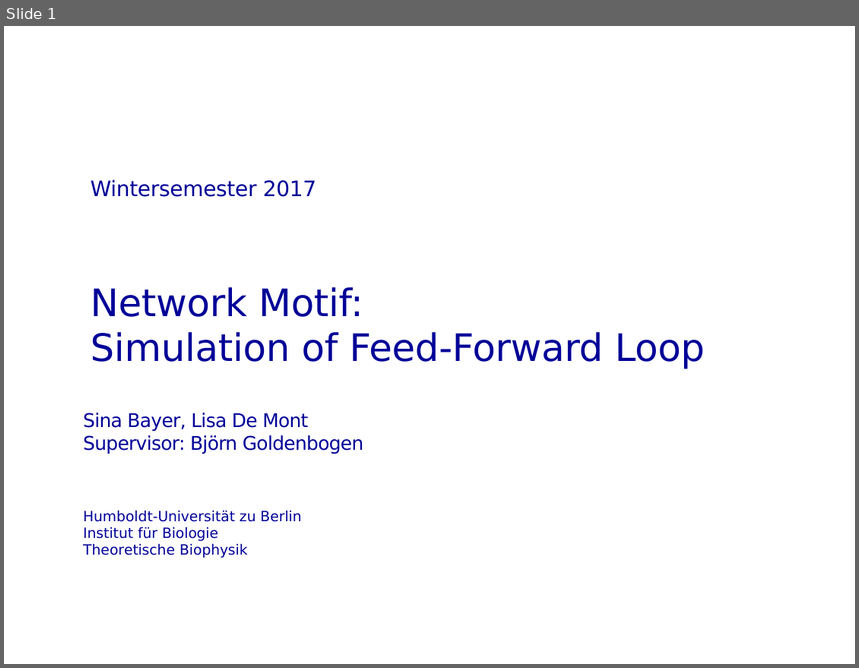
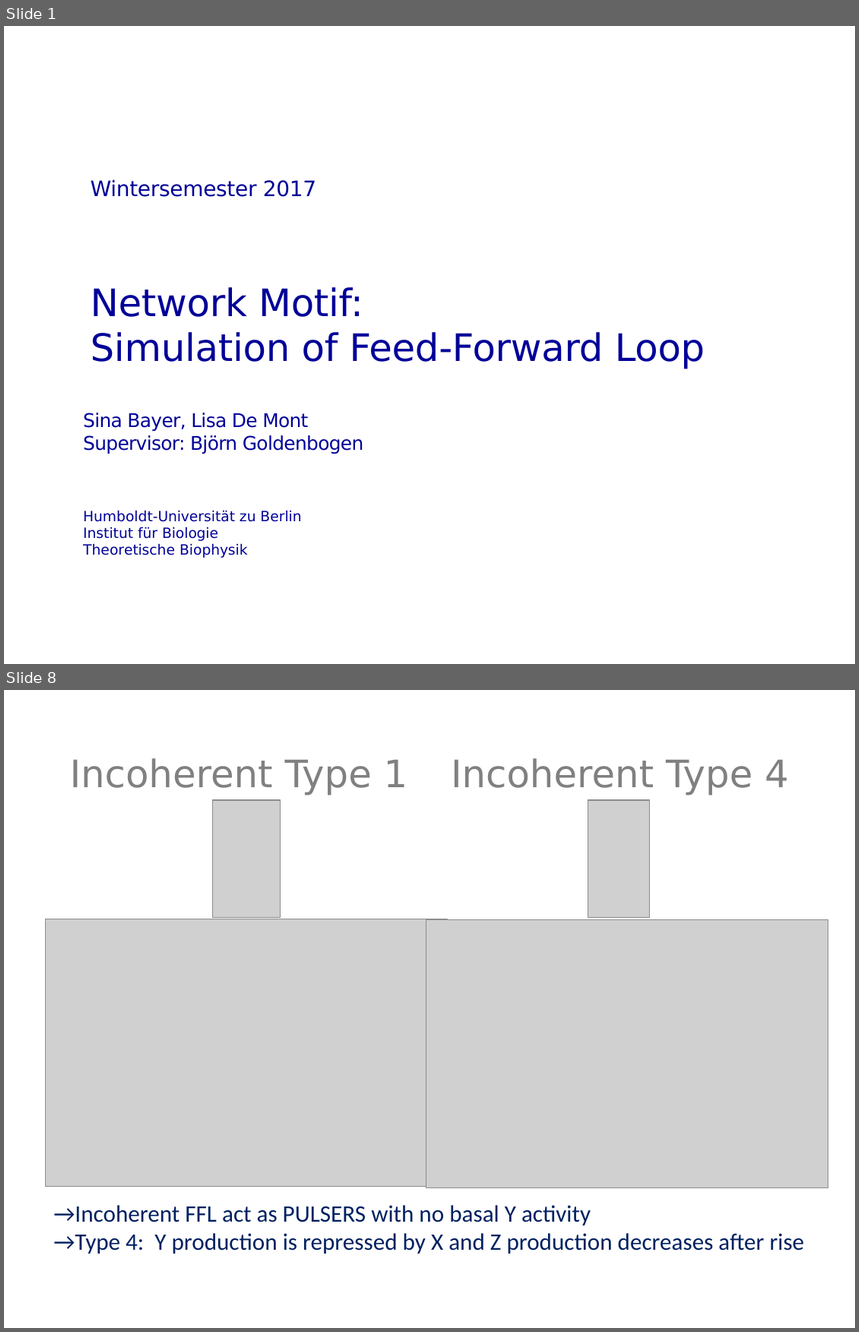
Before and after one commit to montelis/Feed-Forward-Loop, a slide deck: Feed Forward Loop Presentation.pptx. Shown one above the other, each under a label of ours: slide 1 before the commit, slides 1 and 8 after it; the slides between them are not shown. The pictures are 859x668 and 859x1332 pixels, drawn with LibreOffice and Linux fonts; fonts in the diff are those of the drawing; grey boxes stand for pictures; background and template pictures are left out. Boxes give left, top, right and bottom in pixels: in the first picture for what was removed or moved away, otherwise in the second. Text is boxed around its words. In the diff, an @@ line names an element or a change of style, - is before the commit and + after.

```diff
--- a/Feed Forward Loop Presentation.pptx
+++ b/Feed Forward Loop Presentation.pptx
@@ slide 8 added at box(4, 690, 855, 1328), background #FFFFFF @@
@@ text added at box(70, 758, 408, 796), 32 pt, text #808080 @@
+Incoherent Type 1
@@ text added at box(451, 758, 789, 796), 32 pt, text #808080 @@
+Incoherent Type 4
@@ picture added at box(212, 801, 281, 918) @@
@@ picture added at box(588, 801, 649, 918) @@
@@ picture added at box(45, 919, 446, 1187) @@
@@ picture added at box(427, 920, 828, 1188) @@
@@ text added at box(53, 1205, 805, 1254), 20 pt, text #002060 @@
+→Incoherent FFL act as PULSERS with no basal Y activity
+→Type 4: Y production is repressed by X and Z production decreases after rise
```
Also in this commit, not shown: 3 slides changed, 11 other slides added, 6 slides removed.
